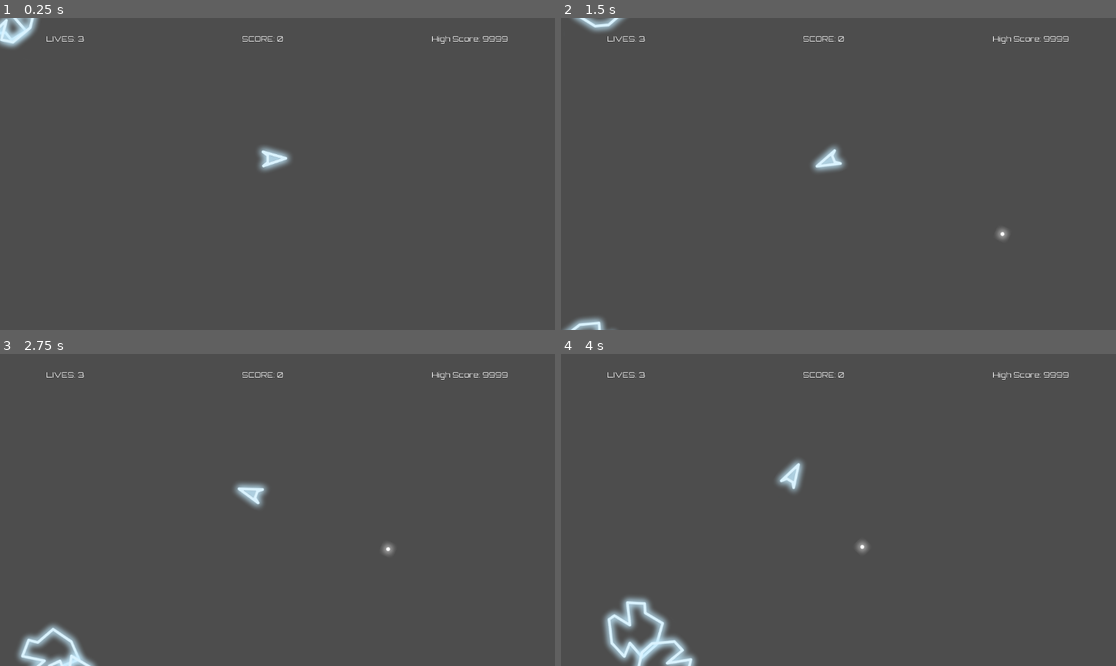
Above: before the commit, frames 1-4 (two rows, left to right).
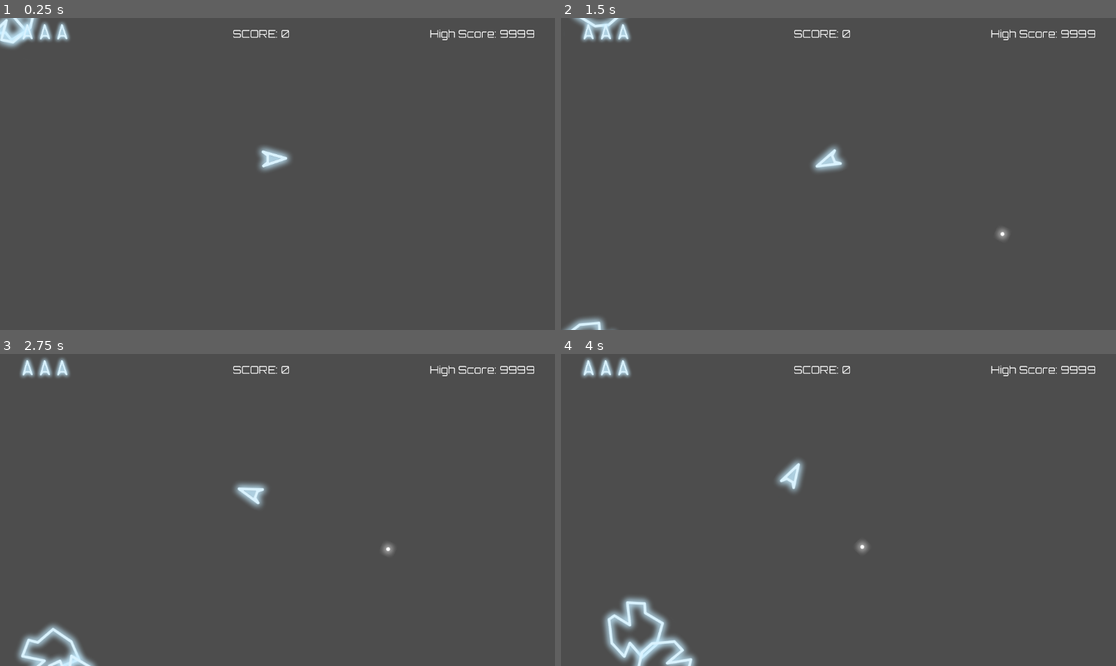
Above: after the commit, the same moments.

Repository: AllanSechrist/asteroids
Game: Godot game, scene res://scenes/sandbox.tscn
Two runs of this game, one before a commit and one after it. Both use one fixed random seed, a clock stepped at 60 frames per second and the inputs below. The project has no main scene, so this scene is started directly.
Inputs:
- Up to frame 1 (0.25 s): no input
- Up to frame 2 (1.5 s): hold D (turn_right) 0.53-1.28 s; tap Space (fire) at 0.6 s; hold A (turn_left) from 1.28 s (still down); tap W (move) at 1.35 s
- Up to frame 3 (2.75 s): release A (turn_left) at 2.03 s; hold D (turn_right) from 2.03 s (still down); tap Space (fire) at 2.1 s
- Up to frame 4 (4 s): tap W (move) at 2.85 s; release D (turn_right) at 3.53 s; hold A (turn_left) from 3.53 s (still down); tap Space (fire) at 3.6 s

The runs differ from the first frame. In frame 1, 0.8% of the frame differs, in the area x 4-97%, y 1-9%; in frame 2, 0.8%; in frame 3, 0.9%, in the area x 3-97%, y 1-9%; in frame 4, 0.9%.

Commit message:
changes lives from text to icons. Finish UI HUD.

Diff:
--- a/scenes/UI/UI_Score.tres
+++ b/scenes/UI/UI_Score.tres
@@ -4,5 +4,6 @@
 
 [resource]
 font = ExtResource("1_wvnfg")
+font_size = 22
 outline_size = 1
 outline_color = Color(0, 0, 0, 1)
--- /dev/null
+++ b/scenes/UI/lives_icon.tscn
@@ -0,0 +1,23 @@
+[gd_scene format=3 uid="uid://8eholi4ay2oe"]
+
+[ext_resource type="Texture2D" uid="uid://bhryx456jti1s" path="res://assets/sprites/ship/ship.tres" id="1_57as0"]
+
+[node name="LivesIcon" type="Control" unique_id=1472490304]
+custom_minimum_size = Vector2(32, 50)
+layout_mode = 3
+anchors_preset = 0
+offset_right = 32.0
+offset_bottom = 50.0
+pivot_offset_ratio = Vector2(0.5, 0.5)
+
+[node name="TextureRect" type="TextureRect" parent="." unique_id=1618448252]
+layout_mode = 1
+anchors_preset = 15
+anchor_right = 1.0
+anchor_bottom = 1.0
+grow_horizontal = 2
+grow_vertical = 2
+rotation = -1.5707964
+scale = Vector2(0.6, 0.6)
+pivot_offset_ratio = Vector2(0.5, 0.5)
+texture = ExtResource("1_57as0")
--- a/scenes/UI/ui.gd
+++ b/scenes/UI/ui.gd
@@ -1,11 +1,12 @@
 extends CanvasLayer
 class_name UI
 
-@onready var lives_label: Label = %LivesLabel
+#@onready var lives_label: Label = %LivesLabel
 @onready var score_label: Label = %ScoreLabel
 @onready var high_label: Label = %HighLabel
+@onready var lives_container: HBoxContainer = %LivesContainer
 
-
+@export var life_icon_scene: PackedScene
 
 func _ready() -> void:
 	var game_manager := get_parent() as GameManager
@@ -21,7 +22,11 @@
 	score_label.text = "SCORE: %d" % new_score
 
 func _on_lives_changed(new_lives: int) -> void:
-	lives_label.text = "LIVES: %d" % new_lives
+	for child in lives_container.get_children():
+		child.queue_free()
+	for i in new_lives:
+		var icon = life_icon_scene.instantiate()
+		lives_container.add_child.call_deferred(icon)
 
 func _on_game_over() -> void:
 	pass
--- a/scenes/UI/ui.tscn
+++ b/scenes/UI/ui.tscn
@@ -12,27 +12,25 @@
 anchor_bottom = 1.0
 grow_horizontal = 2
 grow_vertical = 2
-theme_override_constants/margin_left = 32
-theme_override_constants/margin_top = 32
-theme_override_constants/margin_right = 32
-theme_override_constants/margin_bottom = 32
+theme_override_constants/margin_left = 8
+theme_override_constants/margin_top = 8
+theme_override_constants/margin_right = 8
+theme_override_constants/margin_bottom = 8
 
 [node name="HBoxContainer" type="HBoxContainer" parent="MarginContainer" unique_id=471034786]
 layout_mode = 2
 size_flags_vertical = 0
-theme_override_constants/separation = 300
+theme_override_constants/separation = 200
 alignment = 1
 
-[node name="LivesLabel" type="Label" parent="MarginContainer/HBoxContainer" unique_id=1852677578]
+[node name="LivesContainer" type="HBoxContainer" parent="MarginContainer/HBoxContainer" unique_id=604468316]
 unique_name_in_owner = true
-custom_minimum_size = Vector2(100, 0)
+custom_minimum_size = Vector2(150, 0)
 layout_mode = 2
-text = "Lives: 9999"
-label_settings = ExtResource("1_suays")
 
 [node name="ScoreLabel" type="Label" parent="MarginContainer/HBoxContainer" unique_id=1442350110]
 unique_name_in_owner = true
-custom_minimum_size = Vector2(100, 0)
+custom_minimum_size = Vector2(300, 0)
 layout_mode = 2
 text = "Score: 9999"
 label_settings = ExtResource("1_suays")
--- a/scenes/sandbox.tscn
+++ b/scenes/sandbox.tscn
@@ -3,6 +3,7 @@
 [ext_resource type="PackedScene" uid="uid://cqk7p0e26gfk1" path="res://scenes/ship/ship.tscn" id="1_2ddto"]
 [ext_resource type="Script" uid="uid://boohtonlyx0jh" path="res://scenes/game manager.gd" id="1_16ffl"]
 [ext_resource type="PackedScene" uid="uid://d3x0fnkj3jumk" path="res://scenes/asteroids/big_asteroid.tscn" id="2_rgld7"]
+[ext_resource type="PackedScene" uid="uid://8eholi4ay2oe" path="res://scenes/UI/lives_icon.tscn" id="5_tpt06"]
 [ext_resource type="PackedScene" uid="uid://dqpenmioq0la4" path="res://scenes/UI/ui.tscn" id="6_17a3a"]
 
 [node name="Sandbox" type="Node2D" unique_id=1026063426]
@@ -14,3 +15,4 @@
 motion_mode = 1
 
 [node name="UI" parent="." unique_id=2099741367 instance=ExtResource("6_17a3a")]
+life_icon_scene = ExtResource("5_tpt06")
